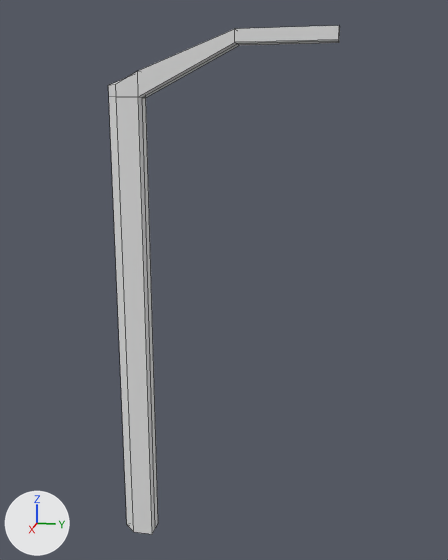
What one commit did to the FBX model Assets/Graphics/Models/lampadaire.fbx.
Before and after are seen from a 50 mm lens placed at (10.184, 1.831, 3.753), pointed at (4.931, 0.78, 2.44). Every picture has the same lights, and +X, +Y and +Z are marked at lower left. The first picture is the older version. Mesh edges are drawn as thin lines. Where no turn or scale is listed for an object, it has been applied to the vertices.

Objects in the first picture: 'lampadaire'.
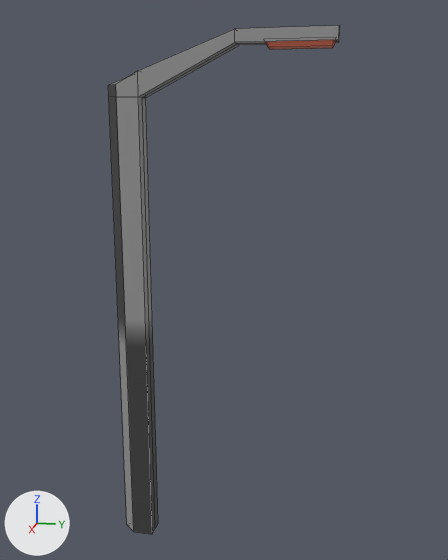
Where the change shows, as pixel boxes (x1, y1, x2, y2) in the pictures (448 x 560 px):
```json
{"part": 1, "of": "me_cube_024", "change": "added", "after": [266, 40, 336, 50], "on screen": "red"}
{"part": 2, "of": "me_cube_024", "change": "recoloured", "before": [108, 25, 340, 534], "after": [108, 25, 340, 534], "on screen": "white to grey"}
```

Edits to the scene script, one JSON object a line:
```json
{"op": "add", "block": "img_grid_png", "code": ["img_grid_png = load_image('grid.png', '../Textures/grid.png', 64, 64, 'sRGB')"]}
{"op": "add", "block": "mat_main", "code": ["mat_main = principled_material('Main')", "mat_main.texture = img_grid_png"]}
{"op": "add", "block": "mat_secondary", "code": ["mat_secondary = principled_material('Secondary')", "mat_secondary.base_color = (0.8, 0.174, 0.0968)  # red #e77458"]}
{"block": "me_cube_024", "where": "# used by ob_lampadaire; location = (5.0, 0.0, 0.0)"}
{"block": "me_cube_024", "where": "# verts and faces of me_cube_024; kept vertices keep their numbers, new ones are numbered from 30"}
{"op": "remove", "block": "me_cube_024", "code": "me_cube_024.from_pydata(...)  # 30 vertices, 28 faces; spans x -0.1..0.1, y -0.2..1.7, z -0.12..4.5"}
{"op": "add", "block": "me_cube_024", "code": "me_cube_024.from_pydata(...)  # 38 vertices, 34 faces; spans x -0.1..0.1, y -0.2..1.7, z -0.12..4.5"}
{"block": "me_cube_024", "change": "me_cube_024 part 1"}
{"op": "add", "block": "me_cube_024", "code": "verts[30] = (-0.07, 1.65, 4.36)  # pixel (332, 48)"}
{"op": "add", "block": "me_cube_024", "code": "verts[31] = (0.07, 1.65, 4.36)  # pixel (332, 45)"}
{"op": "add", "block": "me_cube_024", "code": "verts[32] = (-0.07, 1.16, 4.36)  # pixel (270, 49)"}
{"op": "add", "block": "me_cube_024", "code": "verts[33] = (0.07, 1.16, 4.36)  # pixel (268, 47)"}
{"op": "add", "block": "me_cube_024", "code": "verts[34] = (0.08, 1.69, 4.42)  # pixel (336, 37)"}
{"op": "add", "block": "me_cube_024", "code": "verts[35] = (0.08, 1.12, 4.42)  # pixel (263, 39)"}
{"op": "add", "block": "me_cube_024", "code": "verts[36] = (-0.08, 1.69, 4.42)"}
{"op": "add", "block": "me_cube_024", "code": "verts[37] = (-0.08, 1.12, 4.42)"}
{"op": "add", "block": "me_cube_024", "code": "faces += [(34, 36, 37, 35), (32, 33, 35, 37), (30, 36, 34, 31), (31, 34, 35, 33), (30, 32, 37, 36), (30, 31, 33, 32)]  # mat_secondary (red #e77458)"}
{"block": "me_cube_024", "change": "me_cube_024 part 2: 28 faces spanning x -0.1..0.1, y -0.2..1.7, z -0.12..4.5 switch from no material to mat_main (picture img_grid_png)"}
{"op": "add", "block": "me_cube_024", "code": "me_cube_024.materials.append(mat_secondary)  # red #e77458"}
```
